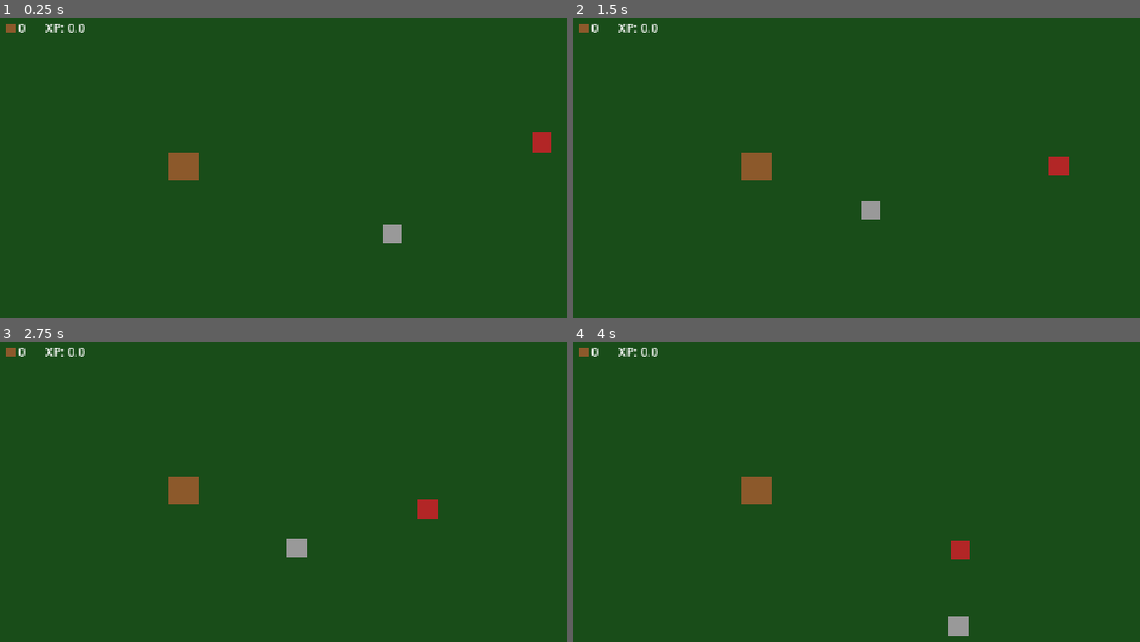
Above: before the commit, frames 1-4 (two rows, left to right).
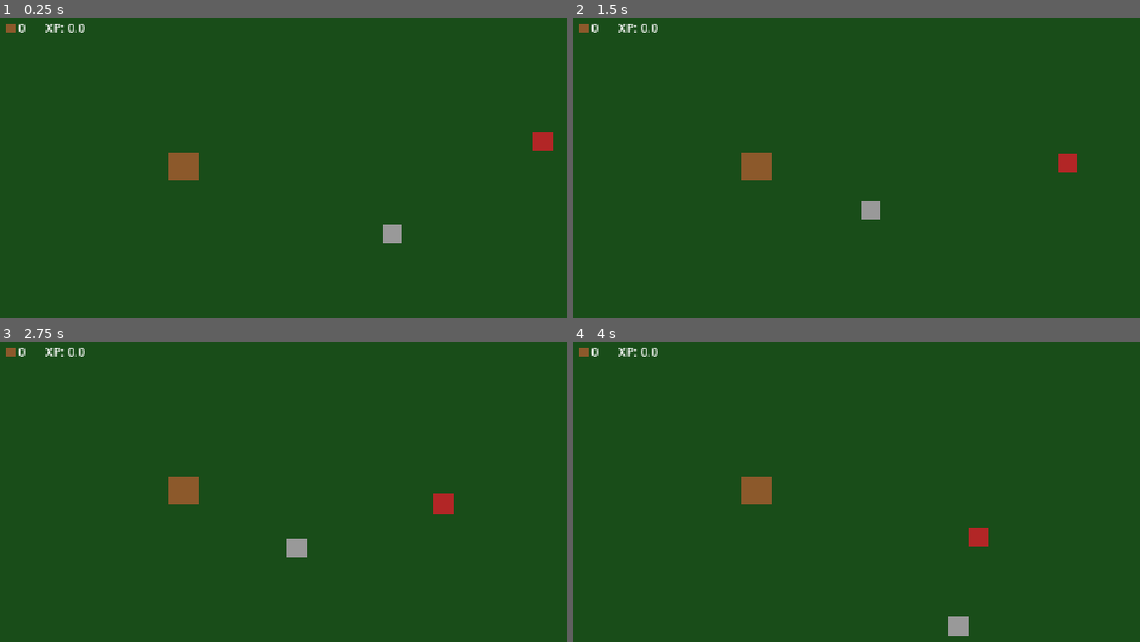
Above: after the commit, the same moments.

Repository: LEADR-official/grindscape
Game: Godot game, scene res://scenes/game.tscn
The game is run twice, just before and just after one commit, with the same random seed, the same clock (stepped at 60 frames per second) and the same inputs.
Inputs (mouse positions are in pixels of both pictures, inside the frame that each line leads up to):
- Up to frame 1 (0.25 s): no input
- Up to frame 2 (1.5 s): move the mouse to (754, 165) at 0.52 s; click (754, 165) at 0.67 s; move the mouse to (805, 255) at 1.27 s; click (805, 255) at 1.42 s
- Up to frame 3 (2.75 s): move the mouse to (470, 459) at 2.02 s; click (470, 459) at 2.17 s
- Up to frame 4 (4 s): move the mouse to (outside the picture) at 2.77 s; click (outside the picture) at 2.92 s; move the mouse to (outside the picture) at 3.52 s; click (outside the picture) at 3.67 s

The runs differ from the first frame. In frame 1, less than 0.1% of the frame differs, in the area x 93-98%, y 38-45%; in frame 2, 0.2%; in frame 3, 0.4%; in frame 4, 0.4%, in the area x 66-74%, y 61-73%.

Commit message:
add pre-despawn tween on rock

Diff:
--- a/scenes/rock.tscn
+++ b/scenes/rock.tscn
@@ -6,7 +6,7 @@
 size = Vector2(48, 48)
 
 [sub_resource type="RectangleShape2D" id="RectangleShape2D_interaction"]
-size = Vector2(96, 96)
+size = Vector2(64, 64)
 
 [node name="Rock" type="StaticBody2D"]
 script = ExtResource("1_rock_script")
--- a/scripts/game.gd
+++ b/scripts/game.gd
@@ -4,6 +4,7 @@
 const ORE_XP_VALUE: float = 3.25
 
 @onready var _rock: StaticBody2D = $Rock
+@onready var _player: CharacterBody2D = $Player
 
 
 func _ready() -> void:
@@ -13,3 +14,4 @@
 func _on_ore_mined() -> void:
 	Stats.add_ore()
 	Stats.add_xp(ORE_XP_VALUE)
+	_player.stop()
--- a/scripts/player.gd
+++ b/scripts/player.gd
@@ -20,6 +20,11 @@
 			print("Click at ", mb.position, " → moving from ", position)
 
 
+func stop() -> void:
+	_target_position = position
+	velocity = Vector2.ZERO
+
+
 func _physics_process(_delta: float) -> void:
 	var distance := position.distance_to(_target_position)
 	if distance > ARRIVAL_THRESHOLD:
--- a/scripts/rock.gd
+++ b/scripts/rock.gd
@@ -57,7 +57,7 @@
 	ore_mined.emit()
 	_mines_until_despawn -= 1
 	if _mines_until_despawn <= 0:
-		_despawn()
+		_begin_crumble()
 	else:
 		_on_cooldown = true
 		_color_rect.color = COOLDOWN_COLOR
@@ -67,6 +67,17 @@
 func _on_cooldown_finished() -> void:
 	_on_cooldown = false
 	_color_rect.color = ROCK_COLOR
+
+
+func _begin_crumble() -> void:
+	_on_cooldown = true
+	_pending_mine = false
+	var tween := create_tween()
+	for i in range(4):
+		tween.tween_property(_color_rect, "position:x", 4.0, 0.075)
+		tween.tween_property(_color_rect, "position:x", -4.0, 0.075)
+	tween.tween_property(_color_rect, "position:x", 0.0, 0.075)
+	tween.tween_callback(_despawn)
 
 
 func _despawn() -> void:
--- a/scripts/skeleton.gd
+++ b/scripts/skeleton.gd
@@ -1,7 +1,7 @@
 extends CharacterBody2D
 ## Skeleton enemy — chases the player at a slow fixed speed, stops when in attack range.
 
-const CHASE_SPEED: float = 80.0
+const CHASE_SPEED: float = 70.0
 const ATTACK_RANGE: float = 48.0
 
 var _player: CharacterBody2D
